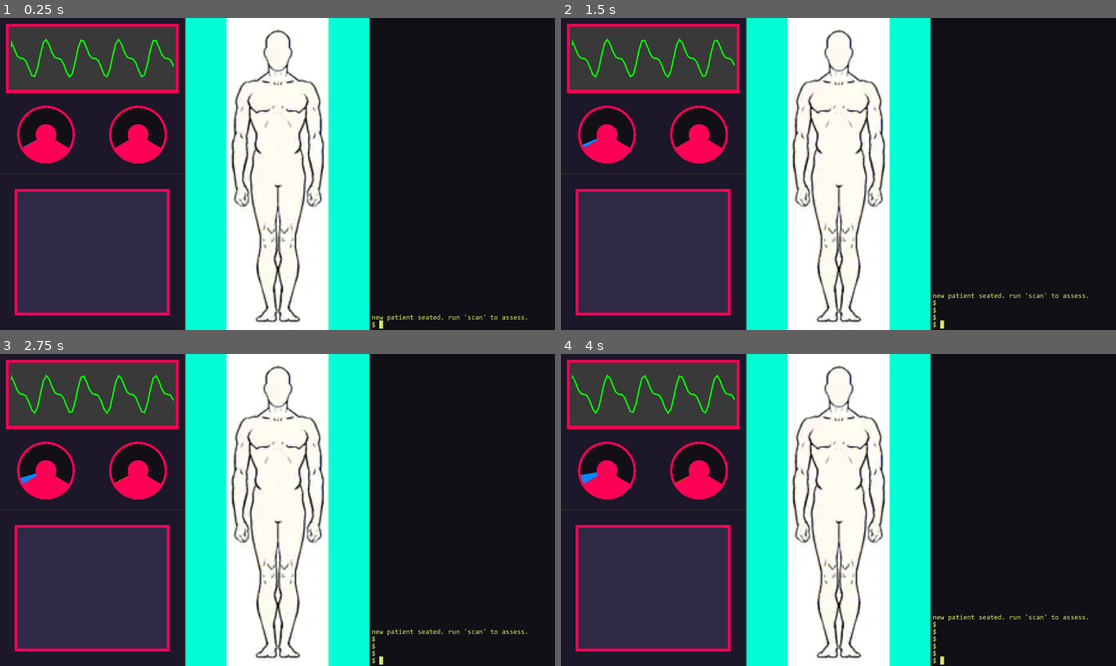
Above: before the commit, frames 1-4 (two rows, left to right).
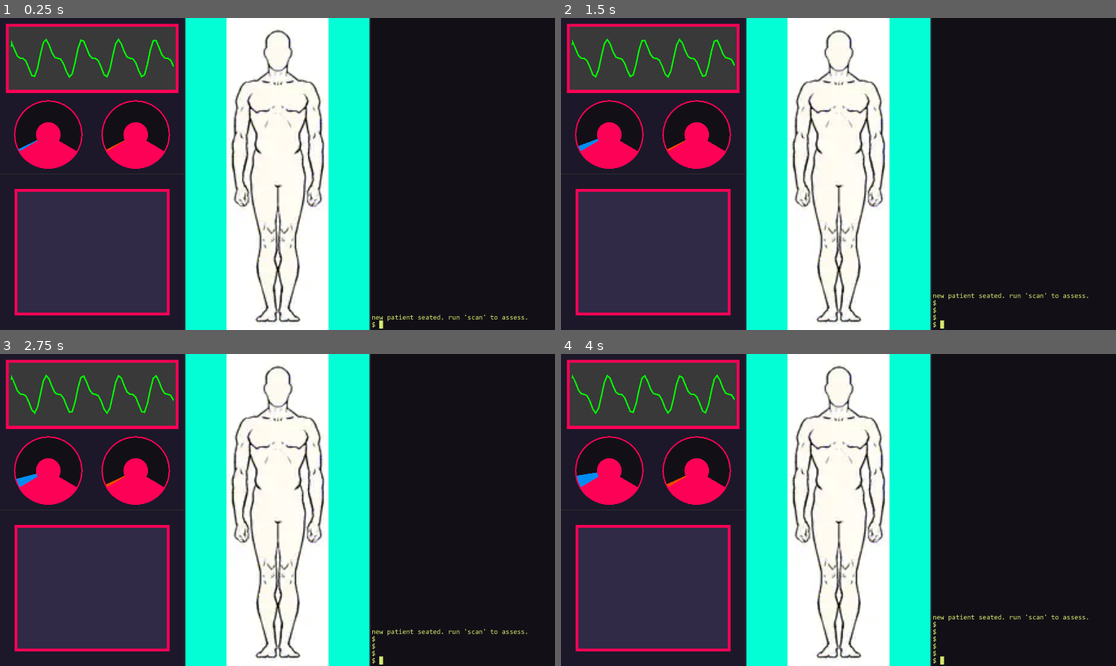
Above: after the commit, the same moments.

Repository: aaronrjackson/ripperdoc
Game: Godot game, scene res://main.tscn
Same seed, same stepped clock (60 frames per second), same inputs: the game is played once before the commit and once after it. This scene is started directly instead of the project's main scene.
Inputs:
- Up to frame 1 (0.25 s): no input
- Up to frame 2 (1.5 s): tap Enter at 0.5, 0.6 s; hold Right 0.53-1.28 s; hold Down from 1.28 s (still down); tap Keypad Enter at 1.35 s
- Up to frame 3 (2.75 s): release Down at 2.03 s; hold Right from 2.03 s (still down); tap Backspace at 2.1 s
- Up to frame 4 (4 s): release Right at 2.78 s; hold Up 2.78-3.53 s; tap Enter at 2.85 s; hold Left from 3.53 s (still down); tap Keypad Enter at 3.6 s

The runs differ from the first frame. In frame 1, 1.3% of the frame differs, in the area x 2-31%, y 26-49%; in frame 2, 1.3%; in frame 3, 1.3%; in frame 4, 1.3%.

Commit message:
dials now scale with size

Diff:
--- a/game_manager.gd
+++ b/game_manager.gd
@@ -221,7 +221,7 @@
 	system_load = 0.0
 	neural_pressure = 0.0
 	# randomize pressure rate per character
-	pressure_rate = randf_range(0.001, 0.03)
+	pressure_rate = randf_range(0.005, 0.025)
 	# occasionally spike mid-session
 	_schedule_pressure_spike()
 
--- a/project.godot
+++ b/project.godot
@@ -11,7 +11,7 @@
 [application]
 
 config/name="ripperdoc"
-run/main_scene="uid://c58txvm7p47cq"
+run/main_scene="uid://dnkkkvxkan8om"
 config/features=PackedStringArray("4.6", "Forward Plus")
 config/icon="res://icon.svg"
 
--- a/vitals/neural_pressure.gd
+++ b/vitals/neural_pressure.gd
@@ -2,16 +2,24 @@
 
 @export var radius := 100
 @export var fill := 0.3 # 0.0 - 1.0
+@export var epsilon = 0.05 # overlap to close gap
 
 func _draw():
 	var center = size / 2
-	var sweep = fill * ((4 * PI) / 3)  # map 0.0-1.0 to full arc range
+	var r = min(size.x, size.y) * 0.5
+	var sweep = fill * ((4 * PI) / 3)
+	var arc_width = r * 1.0  # scales with radius
 
-	draw_circle(center, radius, Color("fd0156ff"))
-	draw_circle(center, radius - 8, Color("121016ff"))
-	draw_arc(center, 42, ((5 * PI) / 6), ((5 * PI) / 6) + sweep, 100, Color(0.012, 0.533, 1.0, 1.0), 100)  # fill
-	draw_arc(center, 50, ((5 * PI) / 6), (PI / 6), 100, Color("fd0156ff"), 100)  # bottom
-	draw_circle(center, 36, Color("fd0156ff"))
+	# outline
+	draw_circle(center, r, Color("fd0156ff"))
+	# inside background
+	draw_circle(center, r - (r * 0.04), Color("121016ff"))
+	# fill meter
+	draw_arc(center, r * 0.46, ((5 * PI) / 6) - epsilon, ((5 * PI) / 6) + sweep + epsilon, 100, Color("008df1ff"), arc_width)
+	# bottom thick
+	draw_arc(center, r * 0.50, ((5 * PI) / 6), (PI / 6), 100, Color("fd0156ff"), arc_width)
+	# middle inner tiny circle
+	draw_circle(center, r * 0.36, Color("fd0156ff"))
 
 func _ready() -> void:
 	queue_redraw()
@@ -19,3 +27,7 @@
 func set_fill(value: float) -> void:
 	fill = clamp(value, 0.0, 1.0)
 	queue_redraw()
+
+func _notification(what: int) -> void:
+	if what == NOTIFICATION_RESIZED:
+		queue_redraw()
--- a/vitals/system_load.gd
+++ b/vitals/system_load.gd
@@ -2,16 +2,24 @@
 
 @export var radius := 100
 @export var fill := 0.3 # 0.0 - 1.0
+@export var epsilon = 0.05 # overlap to close gap
 
 func _draw():
 	var center = size / 2
-	var sweep = fill * ((4 * PI) / 3)  # map 0.0-1.0 to full arc range
+	var r = min(size.x, size.y) * 0.5
+	var sweep = fill * ((4 * PI) / 3)
+	var arc_width = r * 1.0  # scales with radius
 
-	draw_circle(center, radius, Color("fd0156ff"))
-	draw_circle(center, radius - 8, Color("121016ff"))
-	draw_arc(center, 42, ((5 * PI) / 6), ((5 * PI) / 6) + sweep, 100, Color("ed4800ff"), 100)  # fill
-	draw_arc(center, 50, ((5 * PI) / 6), (PI / 6), 100, Color("fd0156ff"), 100)  # bottom
-	draw_circle(center, 36, Color("fd0156ff"))
+	# outline
+	draw_circle(center, r, Color("fd0156ff"))
+	# inside background
+	draw_circle(center, r - (r * 0.04), Color("121016ff"))
+	# fill meter
+	draw_arc(center, r * 0.46, ((5 * PI) / 6) - epsilon, ((5 * PI) / 6) + sweep + epsilon, 100, Color("ed4800ff"), arc_width)
+	# bottom thick
+	draw_arc(center, r * 0.50, ((5 * PI) / 6), (PI / 6), 100, Color("fd0156ff"), arc_width)
+	# middle inner tiny circle
+	draw_circle(center, r * 0.36, Color("fd0156ff"))
 
 func _ready() -> void:
 	queue_redraw()
@@ -19,3 +27,7 @@
 func set_fill(value: float) -> void:
 	fill = clamp(value, 0.0, 1.0)
 	queue_redraw()
+
+func _notification(what: int) -> void:
+	if what == NOTIFICATION_RESIZED:
+		queue_redraw()
--- a/vitals/vitals.gd
+++ b/vitals/vitals.gd
@@ -1,7 +1,7 @@
 extends Control
 
-@onready var load_dial = $VBoxContainer/HBoxContainer/LoadDial
-@onready var pressure_dial = $VBoxContainer/HBoxContainer/PressureDial
+@onready var load_dial = $VBoxContainer/DialsBackground/MarginContainer/HBoxContainer/LoadDial
+@onready var pressure_dial = $VBoxContainer/DialsBackground/MarginContainer/HBoxContainer/PressureDial
 
 func _ready() -> void:
 	GameManager.vitals_changed.connect(_on_vitals_changed)
--- a/vitals/vitals.tscn
+++ b/vitals/vitals.tscn
@@ -14,11 +14,12 @@
 [sub_resource type="StyleBoxFlat" id="StyleBoxFlat_ndjm8"]
 bg_color = Color(0.22430411, 0.22430411, 0.22430399, 1)
 
-[sub_resource type="StyleBoxFlat" id="StyleBoxFlat_wb8a7"]
+[sub_resource type="StyleBoxFlat" id="StyleBoxFlat_ybwv6"]
 bg_color = Color(0.10980392, 0.09411765, 0.16078432, 1)
 
-[sub_resource type="StyleBoxFlat" id="StyleBoxFlat_tn2t3"]
-bg_color = Color(0.10980392, 0.09411765, 0.16078432, 1)
+[sub_resource type="StyleBoxEmpty" id="StyleBoxEmpty_ybwv6"]
+
+[sub_resource type="StyleBoxEmpty" id="StyleBoxEmpty_ifak7"]
 
 [node name="Vitals" type="Control" unique_id=157513893]
 layout_mode = 3
@@ -39,12 +40,12 @@
 theme_override_constants/separation = 0
 metadata/_edit_use_anchors_ = true
 
-[node name="Rhythm_Back" type="Panel" parent="VBoxContainer" unique_id=400581549]
+[node name="RhythemBackground" type="Panel" parent="VBoxContainer" unique_id=400581549]
 layout_mode = 2
 size_flags_vertical = 3
 theme_override_styles/panel = SubResource("StyleBoxFlat_jqcys")
 
-[node name="Panel" type="MarginContainer" parent="VBoxContainer/Rhythm_Back" unique_id=1032952421]
+[node name="Panel" type="MarginContainer" parent="VBoxContainer/RhythemBackground" unique_id=1032952421]
 layout_mode = 1
 anchors_preset = 15
 anchor_right = 1.0
@@ -56,11 +57,11 @@
 theme_override_constants/margin_right = 20
 theme_override_constants/margin_bottom = 10
 
-[node name="Panel" type="Panel" parent="VBoxContainer/Rhythm_Back/Panel" unique_id=1590748175]
+[node name="Panel" type="Panel" parent="VBoxContainer/RhythemBackground/Panel" unique_id=1590748175]
 layout_mode = 2
 theme_override_styles/panel = SubResource("StyleBoxFlat_41vlj")
 
-[node name="MarginContainer" type="MarginContainer" parent="VBoxContainer/Rhythm_Back/Panel/Panel" unique_id=1900216072]
+[node name="MarginContainer" type="MarginContainer" parent="VBoxContainer/RhythemBackground/Panel/Panel" unique_id=1900216072]
 layout_mode = 1
 anchors_preset = 15
 anchor_right = 1.0
@@ -72,24 +73,42 @@
 theme_override_constants/margin_right = 10
 theme_override_constants/margin_bottom = 10
 
-[node name="Panel" type="Panel" parent="VBoxContainer/Rhythm_Back/Panel/Panel/MarginContainer" unique_id=324236286]
+[node name="Panel" type="Panel" parent="VBoxContainer/RhythemBackground/Panel/Panel/MarginContainer" unique_id=324236286]
 layout_mode = 2
 theme_override_styles/panel = SubResource("StyleBoxFlat_ndjm8")
 script = ExtResource("1_wb8a7")
 
-[node name="HBoxContainer" type="HBoxContainer" parent="VBoxContainer" unique_id=713821034]
+[node name="DialsBackground" type="Panel" parent="VBoxContainer" unique_id=845674337]
+layout_mode = 2
+size_flags_vertical = 3
+theme_override_styles/panel = SubResource("StyleBoxFlat_ybwv6")
+
+[node name="MarginContainer" type="MarginContainer" parent="VBoxContainer/DialsBackground" unique_id=1018647407]
+layout_mode = 1
+anchors_preset = 15
+anchor_right = 1.0
+anchor_bottom = 1.0
+grow_horizontal = 2
+grow_vertical = 2
+size_flags_vertical = 3
+theme_override_constants/margin_left = 16
+theme_override_constants/margin_top = 16
+theme_override_constants/margin_right = 16
+theme_override_constants/margin_bottom = 16
+
+[node name="HBoxContainer" type="HBoxContainer" parent="VBoxContainer/DialsBackground/MarginContainer" unique_id=713821034]
 layout_mode = 2
 size_flags_vertical = 3
 theme_override_constants/separation = 0
 
-[node name="PressureDial" type="Panel" parent="VBoxContainer/HBoxContainer" unique_id=394912607]
+[node name="PressureDial" type="Panel" parent="VBoxContainer/DialsBackground/MarginContainer/HBoxContainer" unique_id=394912607]
 layout_mode = 2
 size_flags_horizontal = 3
-theme_override_styles/panel = SubResource("StyleBoxFlat_wb8a7")
+theme_override_styles/panel = SubResource("StyleBoxEmpty_ybwv6")
 script = ExtResource("2_tn2t3")
 
-[node name="LoadDial" type="Panel" parent="VBoxContainer/HBoxContainer" unique_id=1948245813]
+[node name="LoadDial" type="Panel" parent="VBoxContainer/DialsBackground/MarginContainer/HBoxContainer" unique_id=1948245813]
 layout_mode = 2
 size_flags_horizontal = 3
-theme_override_styles/panel = SubResource("StyleBoxFlat_tn2t3")
+theme_override_styles/panel = SubResource("StyleBoxEmpty_ifak7")
 script = ExtResource("3_tn2t3")
